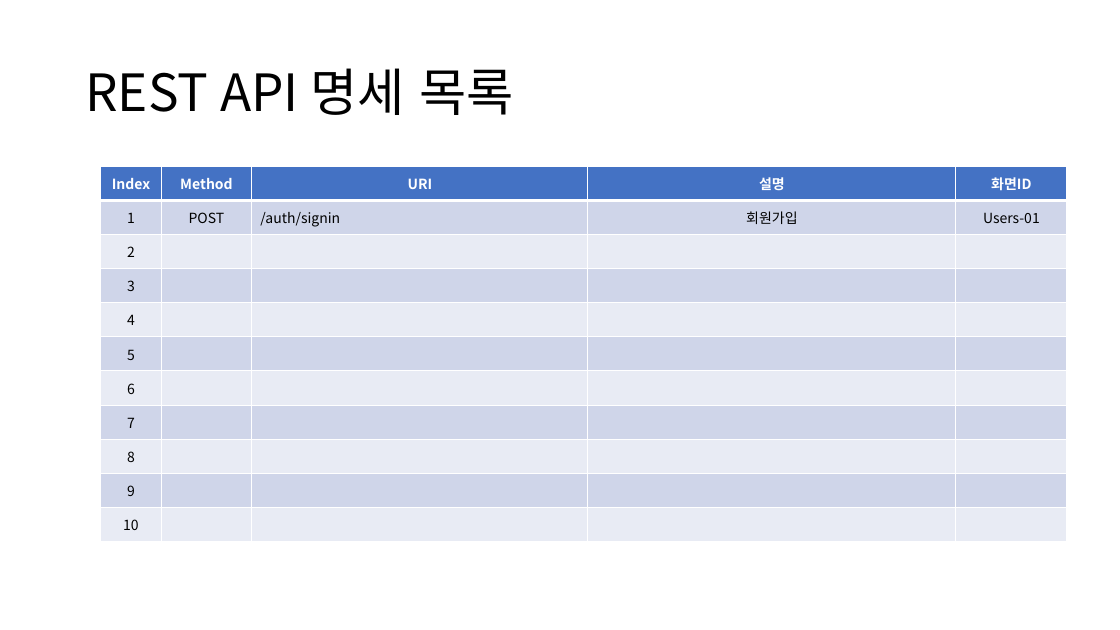
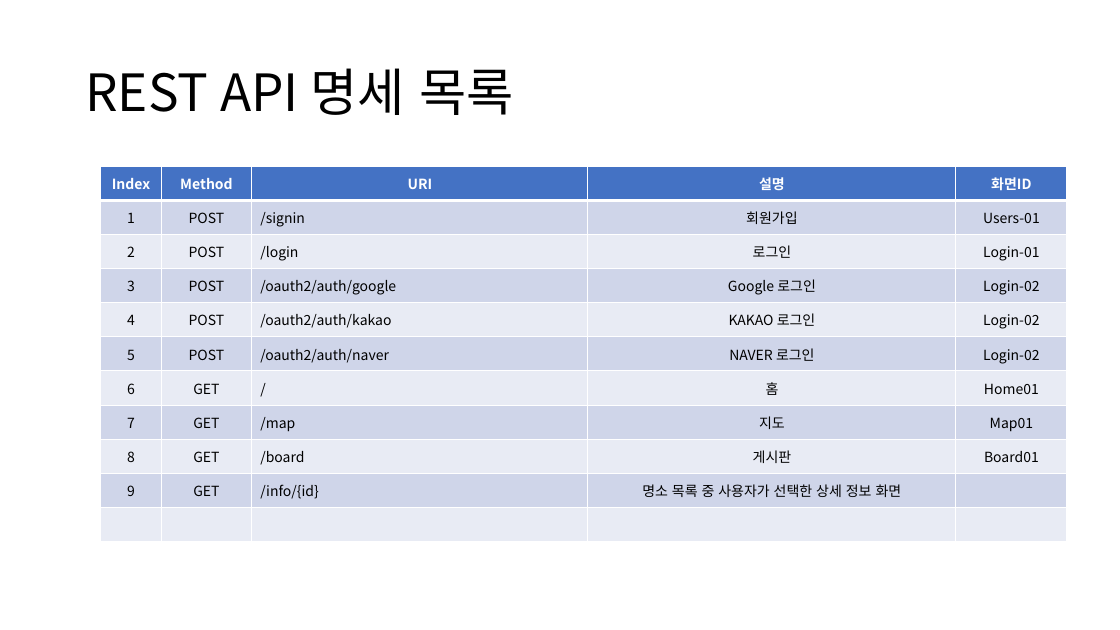
Before and after one commit to hahahahohohoho/mini_project, a slide deck: slide 9 of 빅데이터프로젝트계획서.pptx. Drawn at 1120x630 pixels with LibreOffice and Linux fonts; fonts in the diff are those of the drawing. Boxes give left, top, right and bottom in pixels: in the first picture for what was removed or moved away, otherwise in the second. Text is boxed around its words. In the diff, an @@ line names an element or a change of style, - is before the commit and + after.

```diff
--- a/빅데이터프로젝트계획서.pptx
+++ b/빅데이터프로젝트계획서.pptx
@@ table at box(101, 166, 1067, 541) @@
-row 2, column 3: /auth/signin
+row 2, column 3: /signin
-row 3: 2 |  |  |  | 
+row 3: 2 | POST | /login | 로그인 | Login-01
-row 4: 3 |  |  |  | 
+row 4: 3 | POST | /oauth2/auth/google | Google 로그인 | Login-02
-row 5: 4 |  |  |  | 
+row 5: 4 | POST | /oauth2/auth/kakao | KAKAO 로그인 | Login-02
-row 6: 5 |  |  |  | 
+row 6: 5 | POST | /oauth2/auth/naver | NAVER 로그인 | Login-02
-row 7: 6 |  |  |  | 
+row 7: 6 | GET | / | 홈 | Home01
-row 8: 7 |  |  |  | 
+row 8: 7 | GET | /map | 지도 | Map01
-row 9: 8 |  |  |  | 
+row 9: 8 | GET | /board | 게시판 | Board01
-row 10: 9 |  |  |  | 
+row 10: 9 | GET | /info/{id} | 명소 목록 중 사용자가 선택한 상세 정보 화면 | 
-row 11, column 1: 10
+row 11, column 1: 
```
Also in this commit, not shown: 3 other slides changed, 33 other files.
